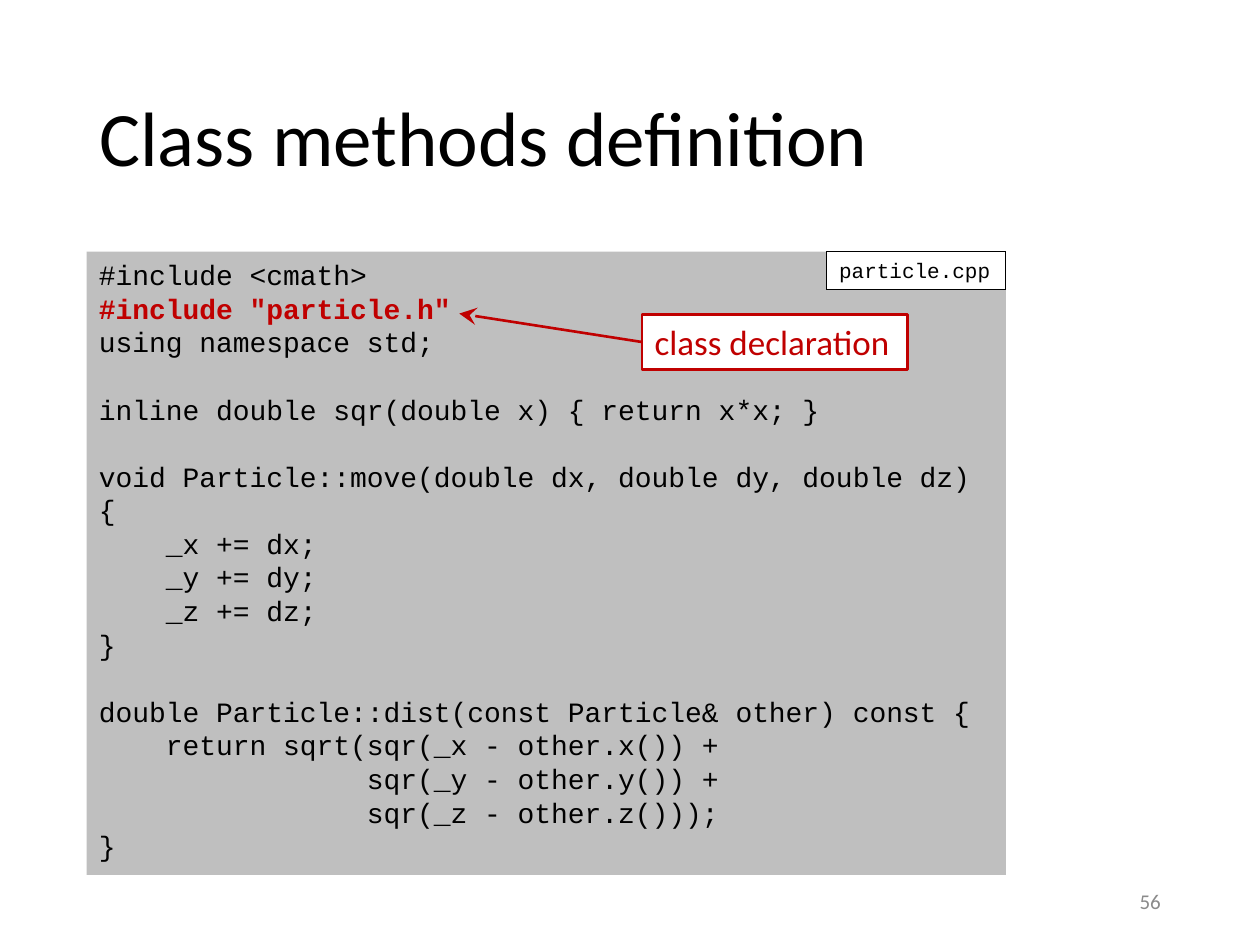
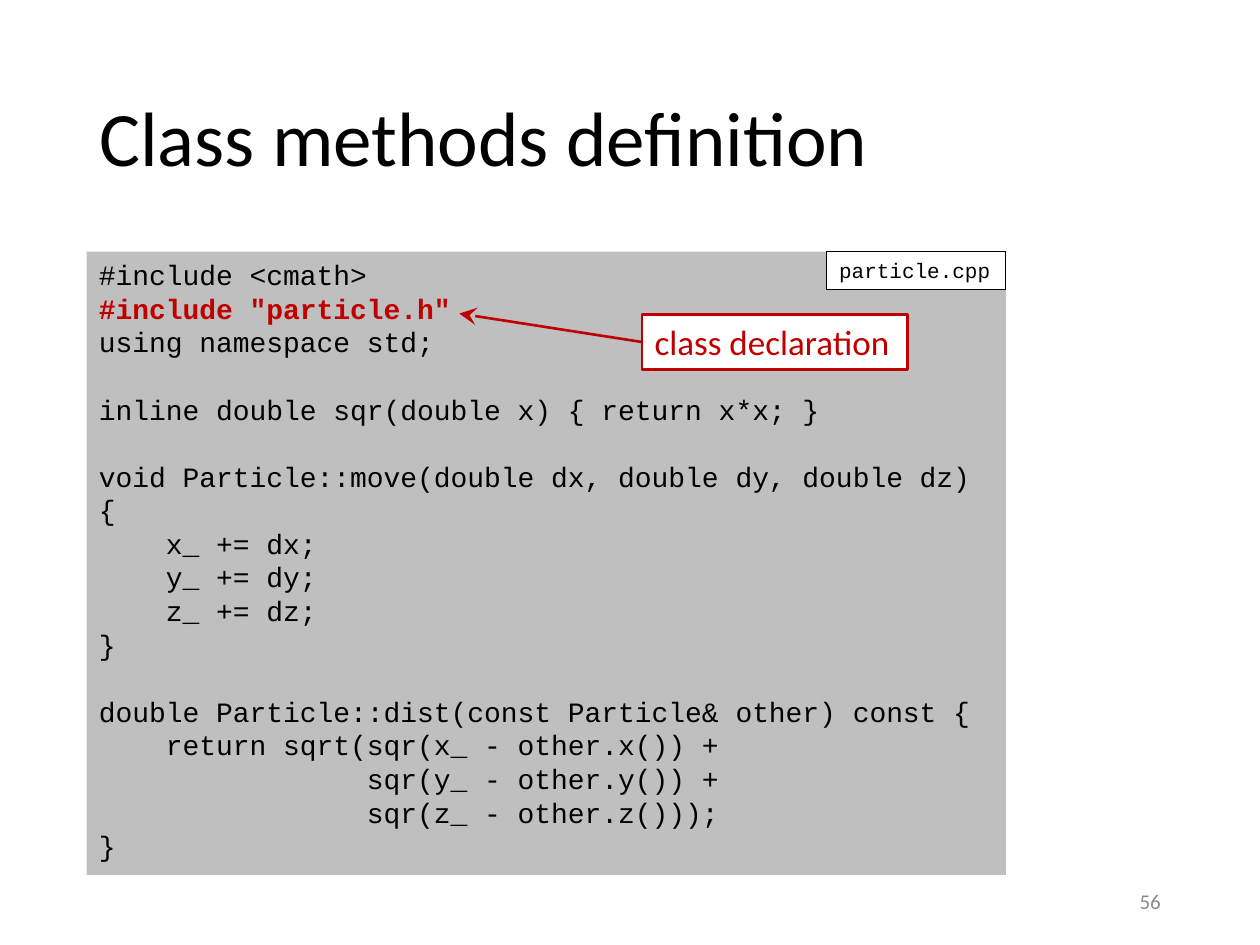
Before and after one commit to gjbex/training-material, a slide deck: slide 56 of CPlusPlus/scientific_cpp.pptx. Drawn at 1260x945 pixels with LibreOffice and Linux fonts; fonts in the diff are those of the drawing. Boxes give left, top, right and bottom in pixels: in the first picture for what was removed or moved away, otherwise in the second. Text is boxed around its words. In the diff, an @@ line names an element or a change of style, - is before the commit and + after.

Commit message:
Fix class member names

```diff
--- a/CPlusPlus/scientific_cpp.pptx
+++ b/CPlusPlus/scientific_cpp.pptx
@@ text in rectangle at (166,534,316,626): text changed @@
-_x += dx;
-_y += dy;
-_z += dz;
+x_ += dx;
+y_ += dy;
+z_ += dz;
@@ text in rectangle at (166,736,719,829): text changed @@
-return sqrt(sqr(_x - other.x()) +
-sqr(_y - other.y()) +
-sqr(_z - other.z()));
+return sqrt(sqr(x_ - other.x()) +
+sqr(y_ - other.y()) +
+sqr(z_ - other.z()));
```
Also in this commit, not shown: 12 other slides changed.
